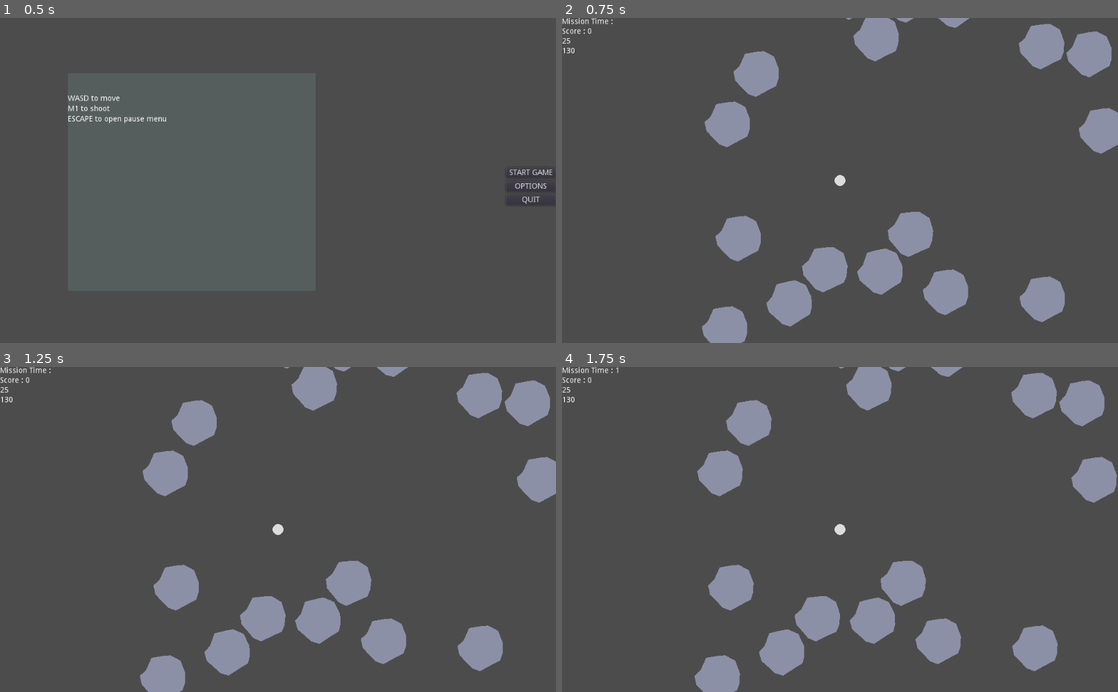
Above: before the commit, frames 1-4 (two rows, left to right).
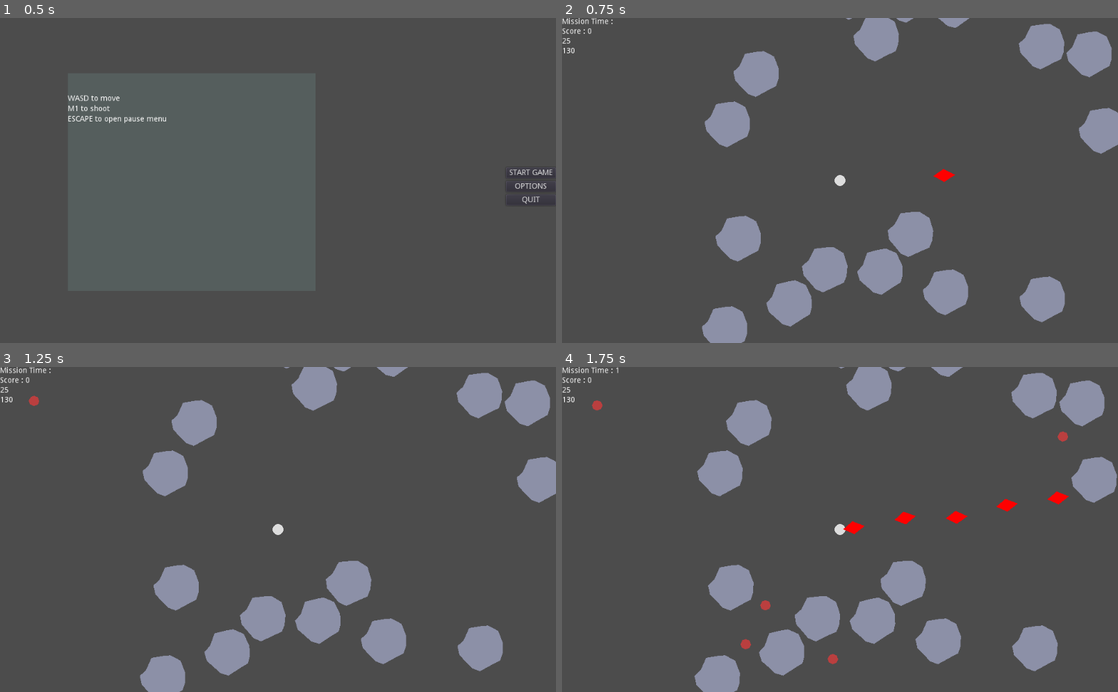
Above: after the commit, the same moments.

Repository: JeanShark-dev/godot-rock-survival
Game: Godot game, scene res://Main.tscn
Two runs of this game, one before a commit and one after it. Both use one fixed random seed, a clock stepped at 60 frames per second and the inputs below.
Inputs (mouse positions are in pixels of both pictures, inside the frame that each line leads up to):
- Up to frame 1 (0.5 s): no input
- Up to frame 2 (0.75 s): click "START GAME" at 0.5 s
- Up to frame 3 (1.25 s): no input
- Up to frame 4 (1.75 s): move the mouse to (962, 513) at 1.27 s; press the mouse at (962, 513) at 1.28 s; hold D (gp_right) from 1.28 s (still down)

Frame 1 is identical in both runs. In frame 2, less than 0.1% of the frame differs, in the area x 33-95%, y 1-83%; in frame 3, less than 0.1%; in frame 4, 0.7%, in the area x 5-100%, y 0-96%.

Commit message:
more work on weapon framework

Diff:
--- a/9mm.gd
+++ b/9mm.gd
@@ -5,7 +5,7 @@
 var damage = 20
 var source
 
-func shoot(aim_position, gun_position, fireSource, spread):
+func Shoot(aim_position, gun_position, fireSource, spread):
 	source = fireSource
 	position = gun_position
 	direction = (aim_position - gun_position + Vector2(randi()%spread*2 - spread, randi()%spread*2 - spread)).normalized()
--- a/9mm.tscn
+++ b/9mm.tscn
@@ -70,6 +70,7 @@
 wait_time = 20.0
 one_shot = true
 autostart = true
+
 [connection signal="body_entered" from="." to="." method="_on_9mm_body_entered"]
 [connection signal="body_shape_entered" from="." to="." method="_on_9mm_body_shape_entered"]
 [connection signal="timeout" from="Deaþtimer" to="." method="_on_Deatimer_timeout"]
--- a/DefaultProjectile.gd
+++ b/DefaultProjectile.gd
@@ -1,10 +1,19 @@
 extends RigidBody2D
 
 
-var damage
+export (float) var damage
 var source
 
-func Shoot(velocity):
-	print(rotation,position)
-	apply_central_impulse(Vector2().rotated(rotation)*velocity)
-	print("Projectile shot successfully")
+func Shoot(velocity,target):
+	rotation = target.angle() + 0.5 * PI
+	apply_central_impulse(Vector2(target-position).normalized() * velocity)
+
+
+
+func _on_Timer_timeout():
+	queue_free()
+
+
+func _on_DefaultProjectile_body_entered(body):
+	if body.has_method("takeDamage"):
+		body.takeDamage(damage, source)
--- a/DefaultProjectile.tscn
+++ b/DefaultProjectile.tscn
@@ -5,11 +5,23 @@
 [sub_resource type="CapsuleShape2D" id=1]
 
 [node name="DefaultProjectile" type="RigidBody2D"]
+z_index = 10
+contacts_reported = 10
+contact_monitor = true
+can_sleep = false
 script = ExtResource( 1 )
+damage = 1.0
 
 [node name="CollisionShape2D" type="CollisionShape2D" parent="."]
-rotation = 1.5708
 shape = SubResource( 1 )
 
 [node name="Polygon2D" type="Polygon2D" parent="."]
-polygon = PoolVector2Array( 0, 10, 20, 0, 0, -10, -20, 1 )
+color = Color( 1, 0, 0, 1 )
+polygon = PoolVector2Array( 0, 19, 12, 0, 0, -21, -12, 0 )
+
+[node name="Timer" type="Timer" parent="."]
+one_shot = true
+autostart = true
+
+[connection signal="body_entered" from="." to="." method="_on_DefaultProjectile_body_entered"]
+[connection signal="timeout" from="Timer" to="." method="_on_Timer_timeout"]
--- a/Main.gd
+++ b/Main.gd
@@ -26,7 +26,7 @@
 	#player = get_node("PlayerContainer")
 	#connect("scoreAdd", player, "on_Main_scoreAdd")
 	spawnBoulder(rand_range(1,40))
-	#$SpawnTimer.start()
+	$SpawnTimer.start()
 
 func spawnEnemy(amount):
 	for i in amount:
--- a/PlayerContainer.gd
+++ b/PlayerContainer.gd
@@ -6,7 +6,7 @@
 var ap
 var hp
 var recovering = false
-onready var currentWeapon = $ProjectileContainer.get_child(0)
+onready var currentWeapon = $ProjectileContainer/WeaponContainer.get_child(0)
 signal scoreAdd(scorePlus)
 signal hpUpdate(HPValue, APValue)
 
@@ -24,8 +24,8 @@
 
 func _process(delta):
 	currentWeapon.set_position($PlayerRBody.position)
-	if Input.is_action_just_pressed("M1"):
-		currentWeapon.Shoot($PlayerRBody.position, get_global_mouse_position(), 1, $PlayerRBody.get_rid(), 100, 1)
+	if Input.is_action_pressed("M1"):
+		currentWeapon.Update($Node2D.get_local_mouse_position(), 10, $PlayerRBody.get_rid())
 	if recovering == true:
 		armorRecovery(delta)
 
--- a/PlayerContainer.tscn
+++ b/PlayerContainer.tscn
@@ -15,14 +15,21 @@
 
 [node name="ProjectileContainer" type="Node2D" parent="."]
 
-[node name="Weapon" parent="ProjectileContainer" instance=ExtResource( 2 )]
+[node name="WeaponContainer" type="Node2D" parent="ProjectileContainer"]
+
+[node name="Weapon" parent="ProjectileContainer/WeaponContainer" instance=ExtResource( 2 )]
 Projectile = ExtResource( 3 )
+muzzleVelocity = 1000.0
+imprecision = 10.0
+barrelLength = 25.0
+weaponDamage = 1.0
 
 [node name="PlayerRBody" type="RigidBody2D" parent="."]
 collision_layer = 3
 mass = 500.0
 contacts_reported = 10
 contact_monitor = true
+can_sleep = false
 linear_damp = 2.0
 script = ExtResource( 1 )
 baseMoveSpeed = 100.0
--- a/WeaponBase.gd
+++ b/WeaponBase.gd
@@ -2,13 +2,34 @@
 
 
 export (PackedScene) var Projectile
+export (float) var muzzleVelocity
+export (float) var imprecision
+export (float) var barrelLength
+export (float) var weaponDamage
+var canShoot = true
+var target = Vector2()
+var playerDamage
+var damageSource
+
+func _process(delta):
+	if Input.is_action_pressed("M1") and canShoot == true:
+		Shoot()
+
+func Update(targetImport, playerDamageImport, damageSourceImport):
+	target = targetImport
+	playerDamage = playerDamageImport
+	damageSource = damageSourceImport
+
+func Shoot():
+	var projectile = Projectile.instance()
+	add_child(projectile)
+	projectile.damage = projectile.damage * playerDamage * weaponDamage
+	projectile.source = damageSource
+	projectile.position += target.limit_length(barrelLength)
+	projectile.Shoot(muzzleVelocity,Vector2(target + Vector2(rand_range(-imprecision, imprecision), rand_range(-imprecision, imprecision))))
+	canShoot = false
+	$RechamberTimer.start()
 
 
-
-
-func Shoot(position, target, damageModifier, damageSource, velocity, imprecision):
-	var projectile = Projectile.instance()
-	projectile.position = position
-	projectile.look_at(target)
-	projectile.rotation += rand_range(-imprecision, imprecision)
-	projectile.Shoot(velocity)
+func _on_RechamberTimer_timeout():
+	canShoot = true
--- a/WeaponBase.tscn
+++ b/WeaponBase.tscn
@@ -4,3 +4,9 @@
 
 [node name="Weapon" type="Node2D"]
 script = ExtResource( 1 )
+
+[node name="RechamberTimer" type="Timer" parent="."]
+wait_time = 0.1
+one_shot = true
+
+[connection signal="timeout" from="RechamberTimer" to="." method="_on_RechamberTimer_timeout"]
--- a/swarm.gd
+++ b/swarm.gd
@@ -9,7 +9,7 @@
 var target = Vector2()
 var seesPlayer = false
 var targetObject
-signal takingDamage(damageNum, damageSource)
+#signal takingDamage(damageNum, damageSource)
 signal dead(value)
 var dying = false
 var canAttack = true
@@ -30,12 +30,13 @@
 		$AttackTimer.wait_time = 1
 		$AttackTimer.start()
 
-func takeDamage(damageNum):
-	if dying:
-		pass
+func takeDamage(damageNum,damageSource):
+	if dying == true or damageSource == get_rid():
+		return
 	incomingDamage = damageNum
 	HP -= incomingDamage
 	incomingDamage -= incomingDamage
+#	print("Took damage:", damageNum)
 	if HP <= 0:
 		dying = true
 		die()
@@ -75,10 +76,10 @@
 	queue_free()
 
 
-func _on_EnemyRBody_takingDamage(damageNum, damageSource):
-	if damageSource != self.get_rid():
-		takeDamage(damageNum)
-	#print("OW! Took ", damageNum,  " damage from ", damageSource, "!")
+#func _on_EnemyRBody_takingDamage(damageNum, damageSource):
+#	if damageSource != self.get_rid():
+#		takeDamage(damageNum)
+#	#print("OW! Took ", damageNum,  " damage from ", damageSource, "!")
 
 
 func _on_AttackTimer_timeout():
--- a/swarm.tscn
+++ b/swarm.tscn
@@ -124,7 +124,6 @@
 
 [node name="AttackDirection" type="RayCast2D" parent="."]
 
-[connection signal="takingDamage" from="." to="." method="_on_EnemyRBody_takingDamage"]
 [connection signal="body_shape_entered" from="EnemyVision" to="." method="_on_EnemyVision_body_shape_entered"]
 [connection signal="body_shape_exited" from="EnemyVision" to="." method="_on_EnemyVision_body_shape_exited"]
 [connection signal="timeout" from="GiveUpTimer" to="." method="_on_GiveUpTimer_timeout"]
